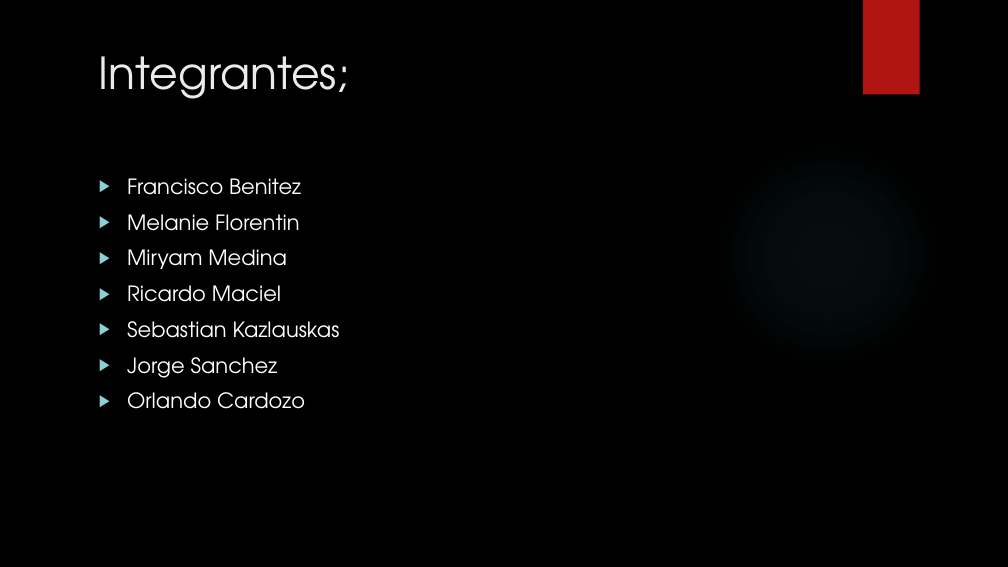
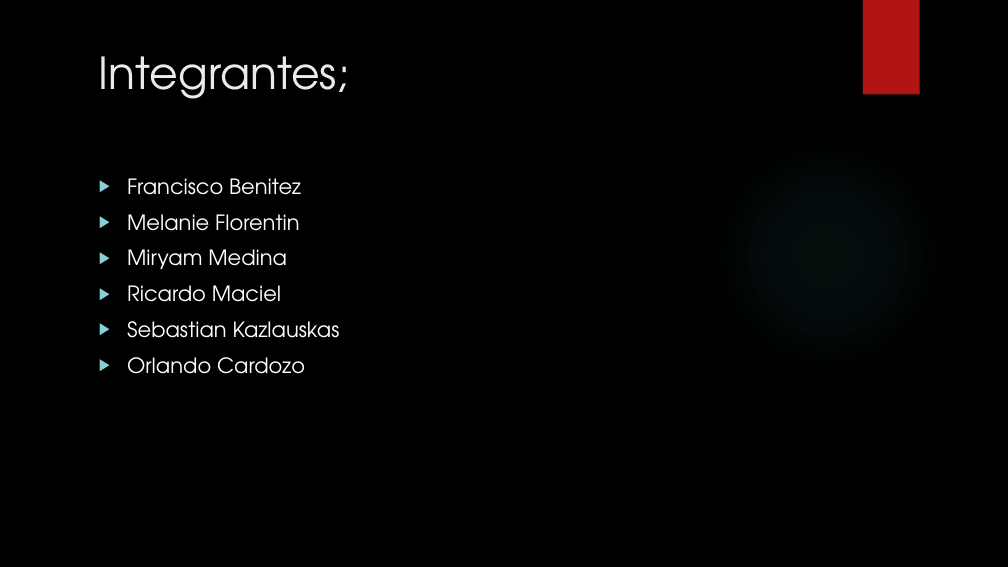
Before and after one commit to francben/proyectoDeliberyApp, a slide deck: slide 3 of Presentacion de Clase.pptx. Drawn at 1008x567 pixels with LibreOffice and Linux fonts; fonts in the diff are those of the drawing; background and template pictures are left out. Boxes give left, top, right and bottom in pixels: in the first picture for what was removed or moved away, otherwise in the second. Text is boxed around its words. In the diff, an @@ line names an element or a change of style, - is before the commit and + after.

```diff
--- a/Presentacion de Clase.pptx
+++ b/Presentacion de Clase.pptx
@@ text at box(127, 357, 278, 378): paragraph removed @@
-▶ Jorge Sanchez
```
Also in this commit, not shown: 2 other slides changed, 4 slides added.
